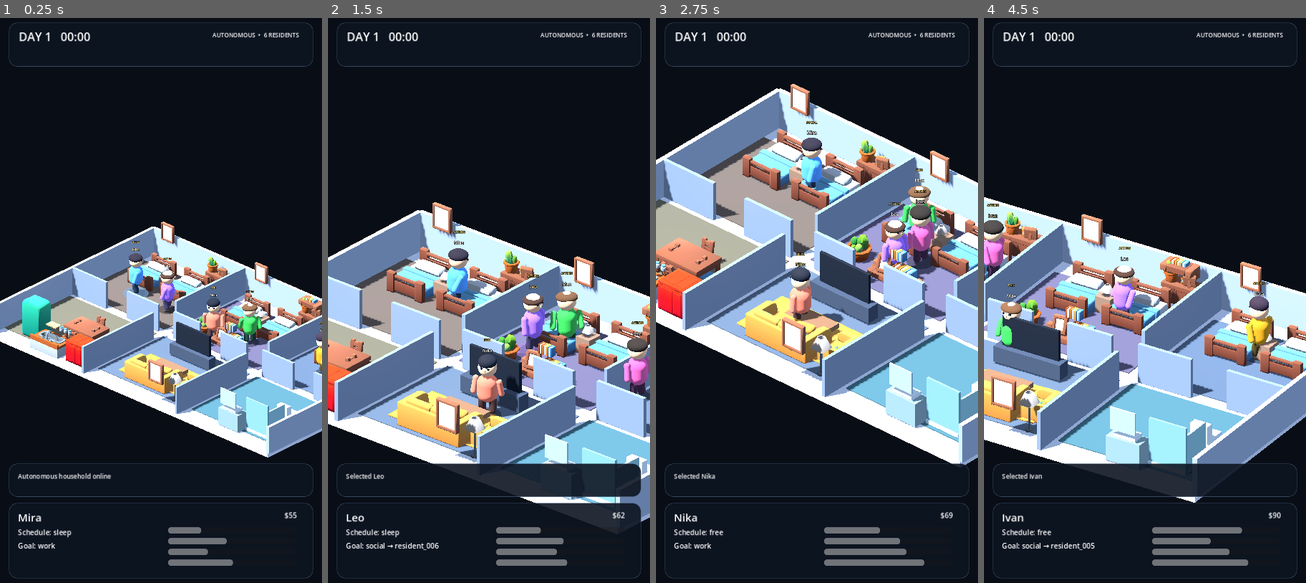
Above: before the commit, frames 1-4 (left to right).
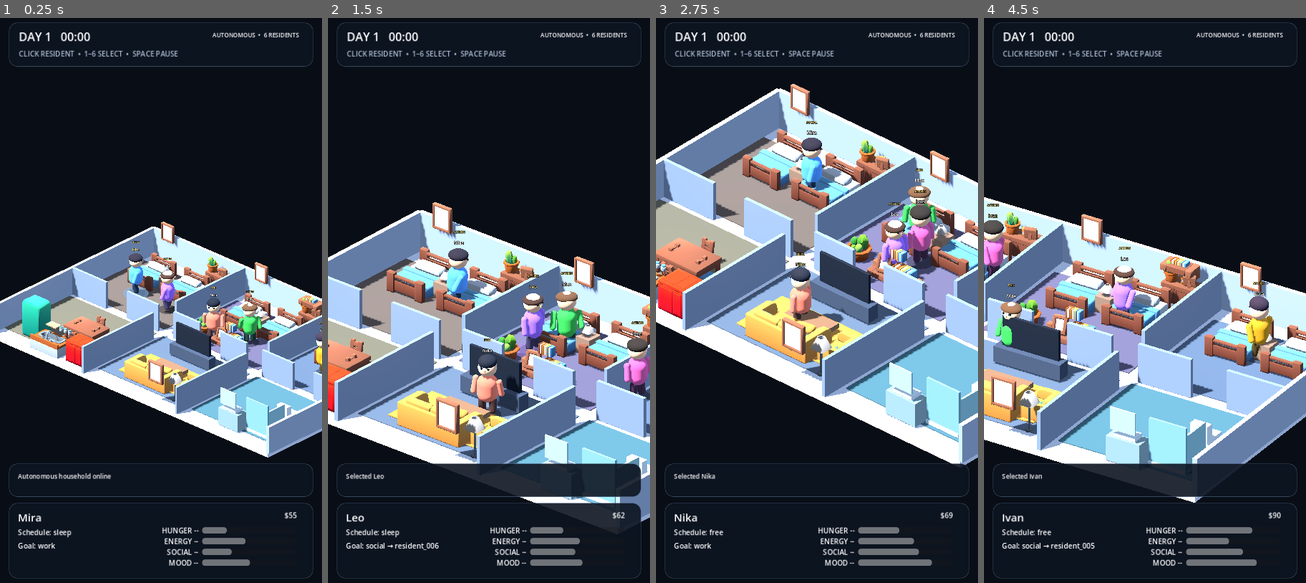
Above: after the commit, the same moments.

Repository: motomotoo2001-maker/lifebox-live
Game: Godot game, scene res://scenes/debug/visual_showcase.tscn
The game is run twice, just before and just after one commit, with the same random seed, the same clock (stepped at 60 frames per second) and the same inputs. The project has no main scene, so this scene is started directly.
Inputs (mouse positions are in pixels of both pictures, inside the frame that each line leads up to):
- Up to frame 1 (0.25 s): no input
- Up to frame 2 (1.5 s): tap Enter at 0.5 s; move the mouse to (559, 272) at 0.52 s; tap 1 at 0.6 s; click (559, 272) at 0.67 s; tap Space at 0.77 s; move the mouse to (424, 328) at 1.27 s; tap 2 at 1.35 s; click (424, 328) at 1.42 s
- Up to frame 3 (2.75 s): tap Space at 1.52 s; move the mouse to (849, 176) at 2.02 s; tap 3 at 2.1 s; click (849, 176) at 2.17 s
- Up to frame 4 (4.5 s): move the mouse to (1128, 413) at 2.77 s; tap 4 at 2.85 s; click (1128, 413) at 2.92 s; tap Space at 3.02, 3.77 s; move the mouse to (1241, 385) at 3.52 s; tap 5 at 3.6 s; click (1241, 385) at 3.67 s; move the mouse to (1048, 215) at 4.27 s; tap 6 at 4.35 s; click (1048, 215) at 4.42 s

The runs differ from the first frame. In frame 1, 1.1% of the frame differs, in the area x 5-78%, y 5-97%; in frame 2, 1.0%; in frame 3, 1.0%; in frame 4, 1.0%.
Error in both runs: Invalid call. Nonexistent function 'set_simulation_running' in base 'Control (VisualHUD)'. (res://scripts/presentation/visual_simulation_shell.gd:45)

Commit message:
ui: label needs and show controls hint

Diff:
--- a/scenes/ui/visual_hud.tscn
+++ b/scenes/ui/visual_hud.tscn
@@ -27,12 +27,20 @@
 text = "DAY --  --:--"
 
 [node name="StatusLabel" type="Label" parent="TopPanel"]
-offset_left = 330.0
+offset_left = 286.0
 offset_top = 18.0
 offset_right = 648.0
 offset_bottom = 46.0
 text = "AUTONOMOUS"
 horizontal_alignment = 2
+
+[node name="ControlHintLabel" type="Label" parent="TopPanel"]
+offset_left = 22.0
+offset_top = 58.0
+offset_right = 648.0
+offset_bottom = 82.0
+text = "CLICK RESIDENT  •  1–6 SELECT  •  SPACE PAUSE"
+modulate = Color(0.68, 0.74, 0.82, 1)
 
 [node name="EventPanel" type="Panel" parent="."]
 layout_mode = 0
@@ -84,29 +92,61 @@
 offset_bottom = 112.0
 text = "Goal: —"
 
+[node name="HungerLabel" type="Label" parent="ResidentPanel"]
+offset_left = 318.0
+offset_top = 50.0
+offset_right = 424.0
+offset_bottom = 72.0
+text = "HUNGER --"
+horizontal_alignment = 2
+
 [node name="HungerBar" type="ProgressBar" parent="ResidentPanel"]
-offset_left = 356.0
+offset_left = 432.0
 offset_top = 54.0
 offset_right = 642.0
 offset_bottom = 68.0
 value = 50.0
 
+[node name="EnergyLabel" type="Label" parent="ResidentPanel"]
+offset_left = 318.0
+offset_top = 74.0
+offset_right = 424.0
+offset_bottom = 96.0
+text = "ENERGY --"
+horizontal_alignment = 2
+
 [node name="EnergyBar" type="ProgressBar" parent="ResidentPanel"]
-offset_left = 356.0
+offset_left = 432.0
 offset_top = 78.0
 offset_right = 642.0
 offset_bottom = 92.0
 value = 50.0
 
+[node name="SocialLabel" type="Label" parent="ResidentPanel"]
+offset_left = 318.0
+offset_top = 98.0
+offset_right = 424.0
+offset_bottom = 120.0
+text = "SOCIAL --"
+horizontal_alignment = 2
+
 [node name="SocialBar" type="ProgressBar" parent="ResidentPanel"]
-offset_left = 356.0
+offset_left = 432.0
 offset_top = 102.0
 offset_right = 642.0
 offset_bottom = 116.0
 value = 50.0
 
+[node name="MoodLabel" type="Label" parent="ResidentPanel"]
+offset_left = 318.0
+offset_top = 122.0
+offset_right = 424.0
+offset_bottom = 144.0
+text = "MOOD --"
+horizontal_alignment = 2
+
 [node name="MoodBar" type="ProgressBar" parent="ResidentPanel"]
-offset_left = 356.0
+offset_left = 432.0
 offset_top = 126.0
 offset_right = 642.0
 offset_bottom = 140.0
